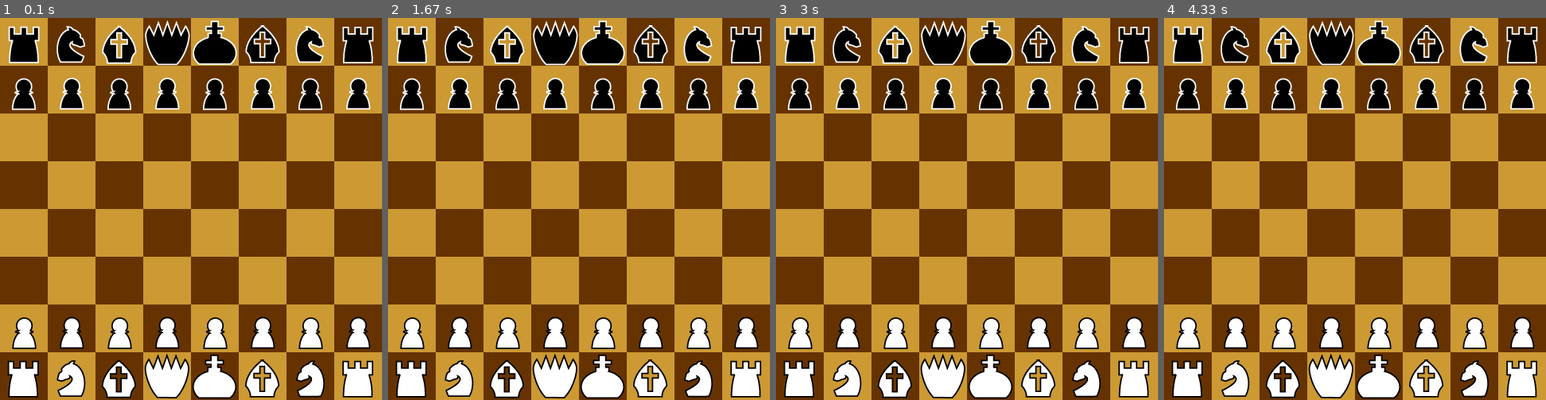
Above: before the commit, frames 1-4 (left to right).
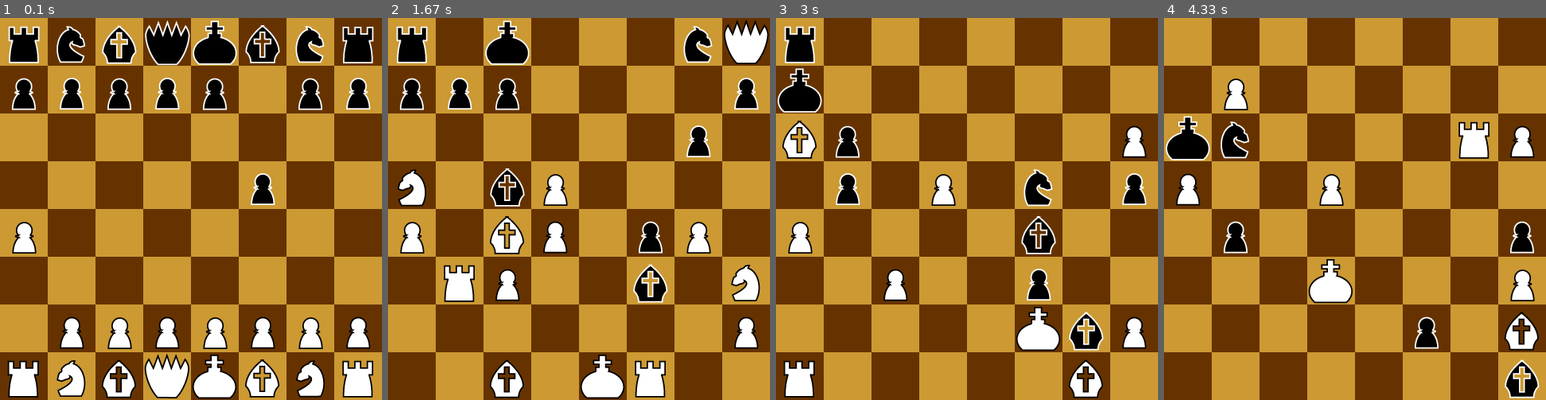
Above: after the commit, the same moments.

Repository: mbocamazo/Phoenix-Chess
Game: pygame game, started from ChessClient.py
The game is run twice, just before and just after one commit, with the same random seed, the same clock (stepped at 60 frames per second) and the same inputs. The source is Python 2; it was converted automatically to run under Python 3.
Inputs:
- Up to frame 1 (0.1 s): no input
- Up to frame 2 (1.67 s): no input
- Up to frame 3 (3 s): no input
- Up to frame 4 (4.33 s): no input

The runs differ from the first frame. In frame 1, 1.6% of the frame differs, in the area x 3-73%, y 15-87%; in frame 2, 20%; in frame 3, 22%; in frame 4, 24%, in the area x 0-99%, y 0-100%.

Commit message:
commiting so i can pull

Diff:
--- a/ChessClient.py
+++ b/ChessClient.py
@@ -33,7 +33,7 @@
         controller = Controller(chess)
         running = True
 
-        player_1 = Human(ChessBoard.WHITE)
+        player_1 = ChessAI(ChessBoard.WHITE,chess,None,None,1)
         player_2 = ChessAI(ChessBoard.BLACK,chess,None,None,1)
 ##        AI_color = ChessBoard.BLACK
 #        player_color = ChessBoard.WHITE
